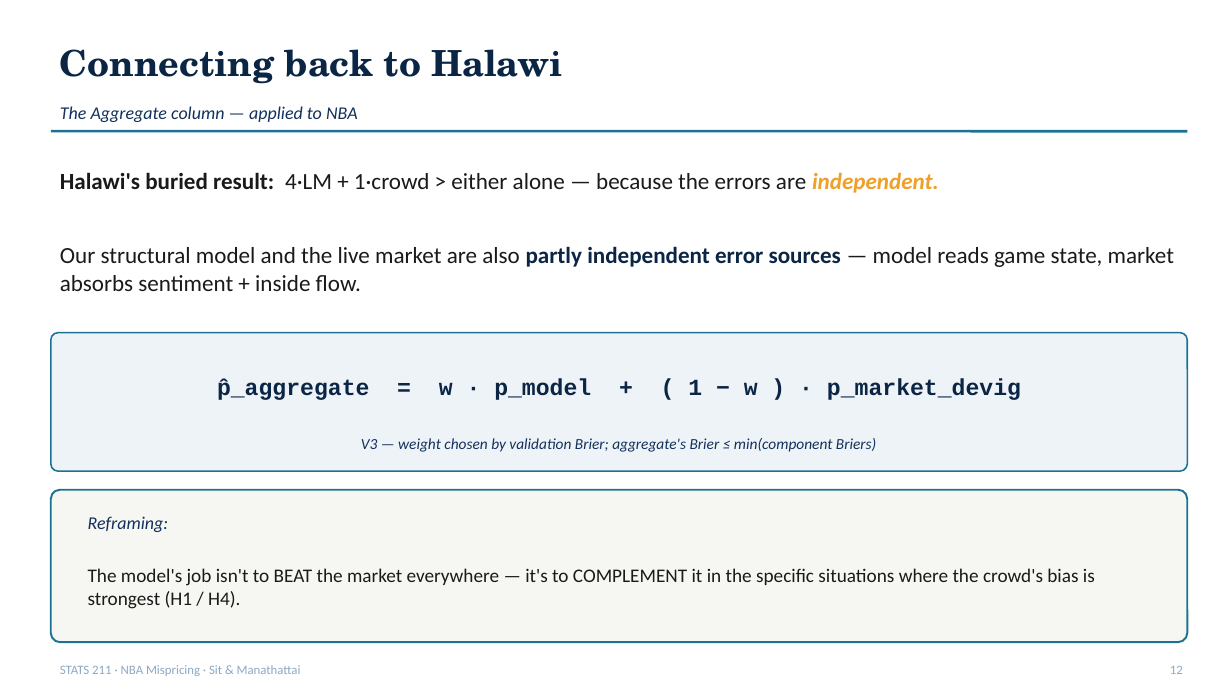
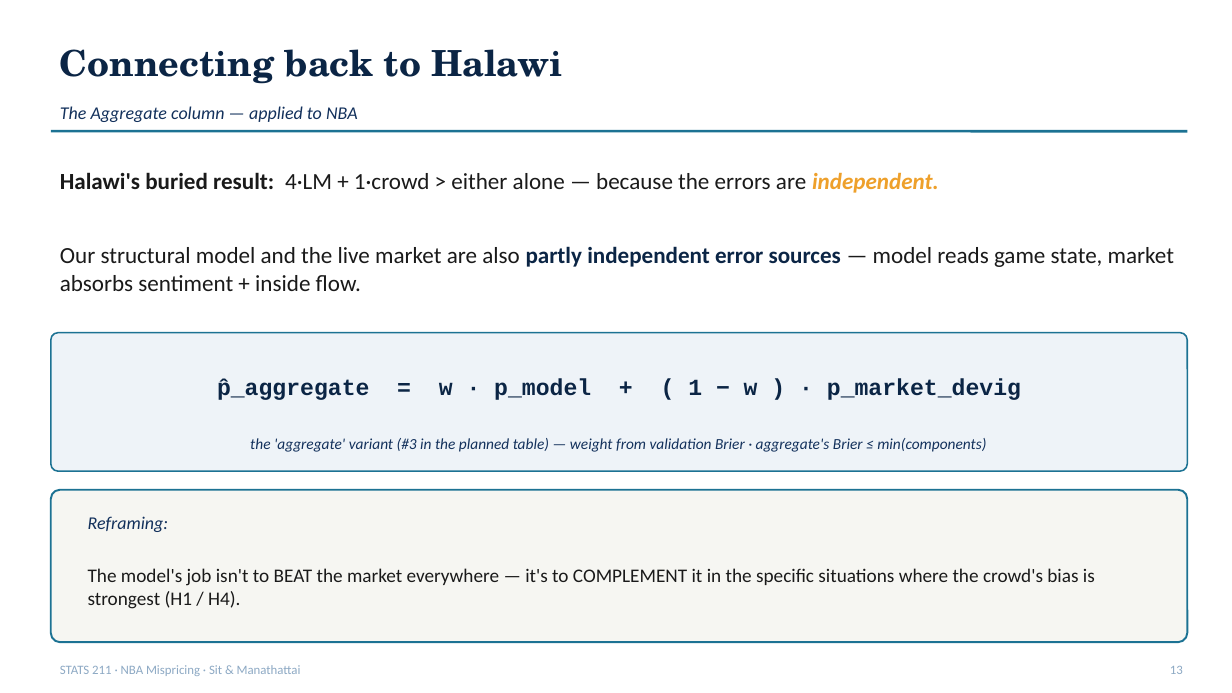
Before and after one commit to ivan-sit/live-nba-market-mispricing-detection, a slide deck: slide 13 of slides/final_deck.pptx (slide 12 before the commit). Drawn at 1232x693 pixels with LibreOffice and Linux fonts; fonts in the diff are those of the drawing. Boxes give left, top, right and bottom in pixels: in the first picture for what was removed or moved away, otherwise in the second. Text is boxed around its words. In the diff, an @@ line names an element or a change of style, - is before the commit and + after.

```diff
--- a/slides/final_deck.pptx
+++ b/slides/final_deck.pptx
@@ text at <box>250,438,986,452</box>: text changed @@
-V3 — weight chosen by validation Brier; aggregate's Brier ≤ min(component Briers)
+the 'aggregate' variant (#3 in the planned table) — weight from validation Brier · aggregate's Brier ≤ min(components)
```
Also in this commit, not shown: 9 other slides changed, 2 slides added, 1 slide removed, 3 other files.
